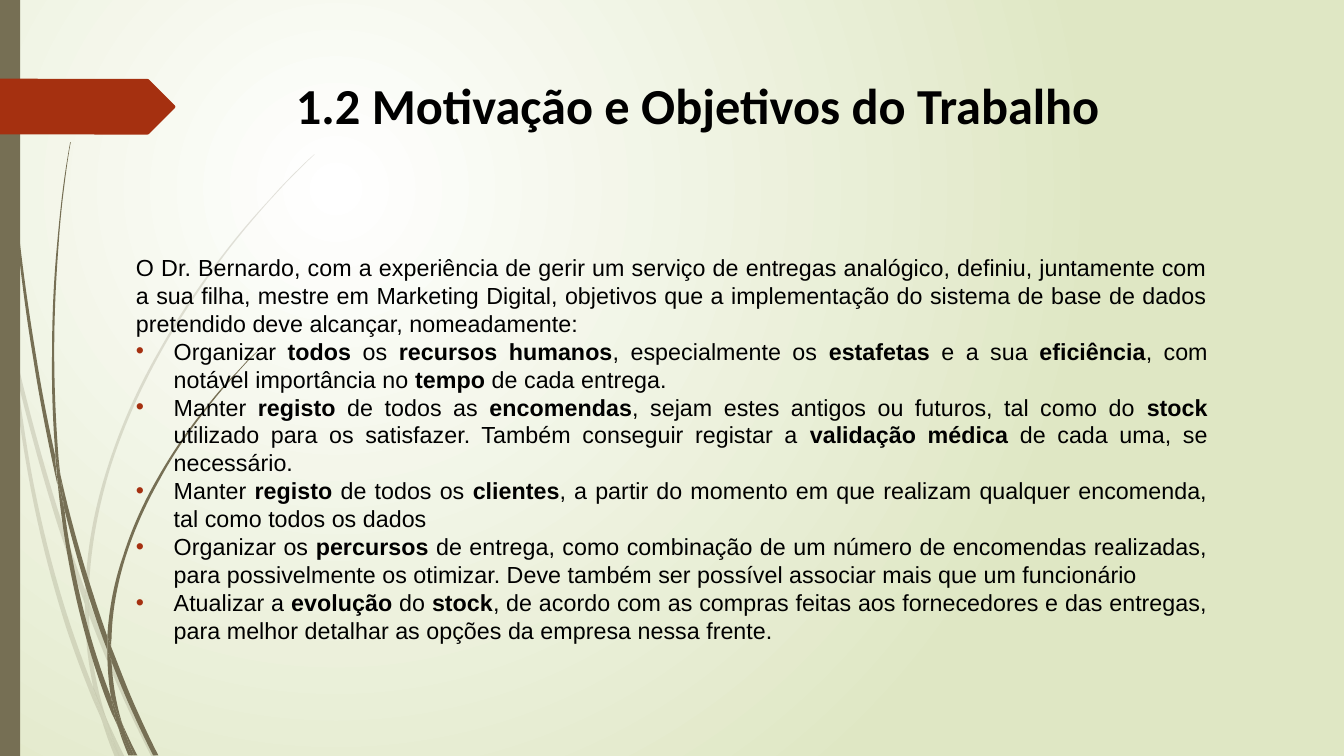
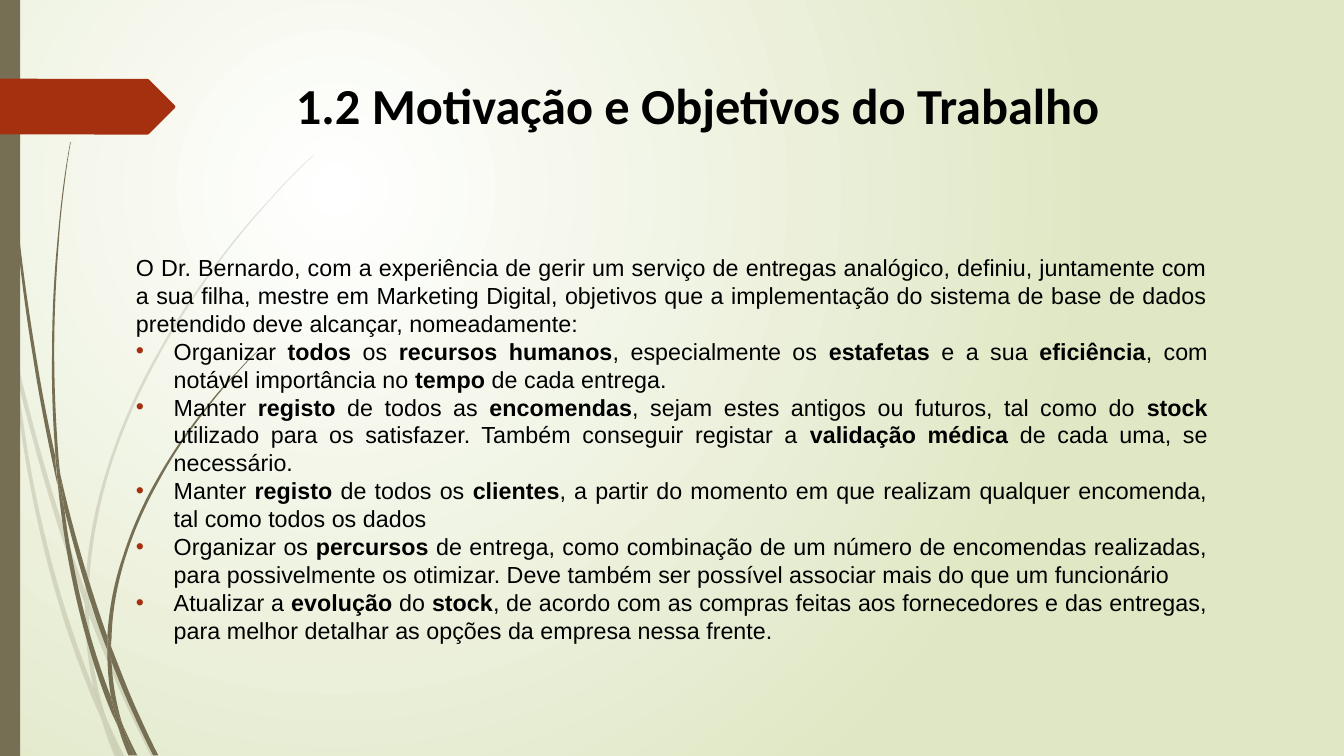
Before and after one commit to Lucenix/BD-TP, a slide deck: slide 7 of Apresentação1.pptx. Drawn at 1344x756 pixels with LibreOffice and Linux fonts; fonts in the diff are those of the drawing. Boxes give left, top, right and bottom in pixels: in the first picture for what was removed or moved away, otherwise in the second. Text is boxed around its words. In the diff, an @@ line names an element or a change of style, - is before the commit and + after.

```diff
--- a/Apresentação1.pptx
+++ b/Apresentação1.pptx
@@ text at (x1=174, y1=538, x2=1207, y2=588): text changed @@
-• Organizar os percursos de entrega, como combinação de um número de encomendas realizadas, para possivelmente os otimizar. Deve também ser possível associar mais que um funcionário
+• Organizar os percursos de entrega, como combinação de um número de encomendas realizadas, para possivelmente os otimizar. Deve também ser possível associar mais do que um funcionário
```
Also in this commit, not shown: 7 other slides changed, 1 slide added.
